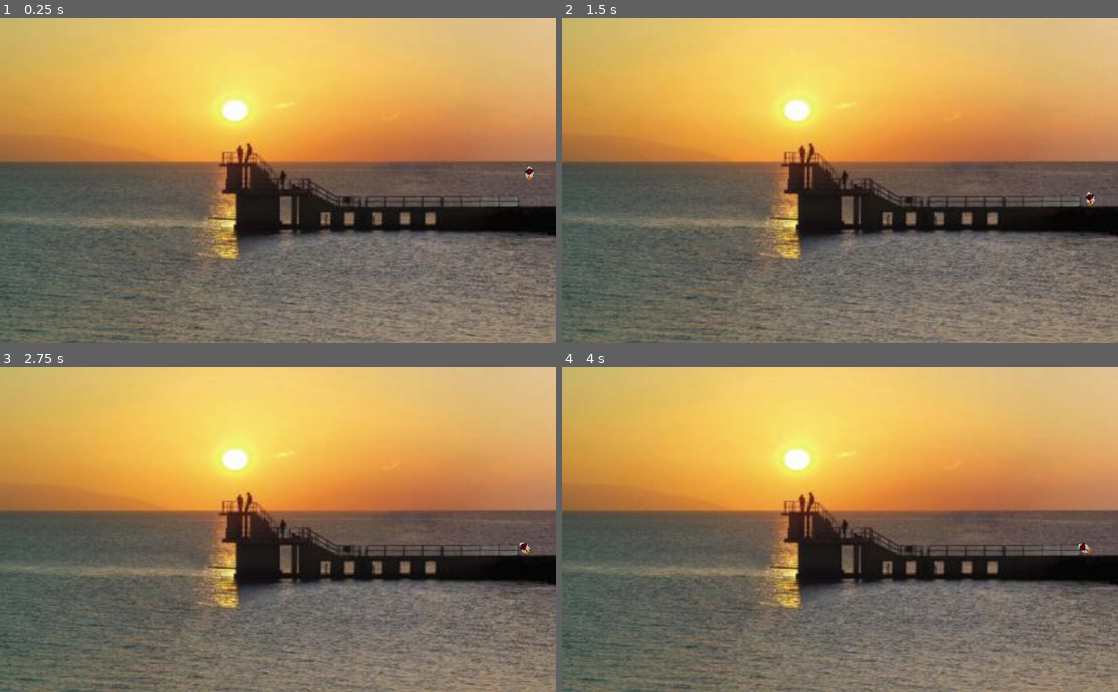
Above: before the commit, frames 1-4 (two rows, left to right).
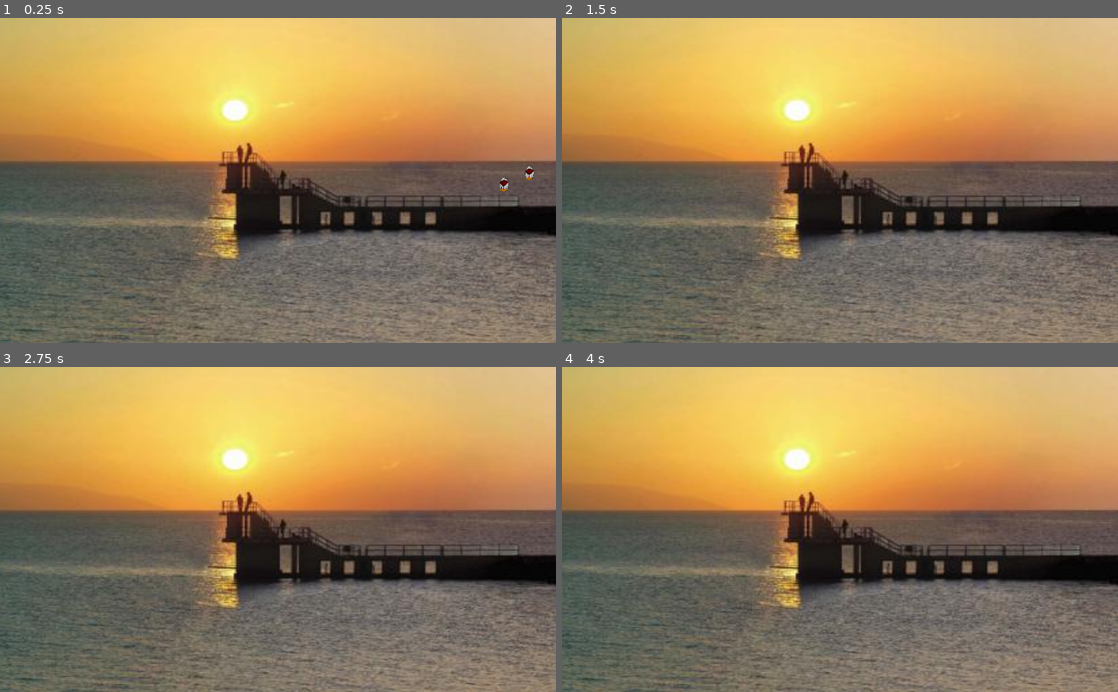
Above: after the commit, the same moments.

Repository: TommeyFaherty/NotGalway
Game: Godot game, scene res://scenes/Root.tscn
Same seed, same stepped clock (60 frames per second), same inputs: the game is played once before the commit and once after it.
Inputs:
- Up to frame 1 (0.25 s): no input
- Up to frame 2 (1.5 s): hold Right (ui_right) 0.53-1.28 s; tap Space (space, bound only after the commit) at 0.6, 1.35 s; hold Left (ui_left) from 1.28 s (still down)
- Up to frame 3 (2.75 s): release Left (ui_left) at 2.03 s; hold Right (ui_right) from 2.03 s (still down); tap Space (space, bound only after the commit) at 2.1 s
- Up to frame 4 (4 s): tap Enter at 2.75 s; tap Space (space, bound only after the commit) at 2.85, 3.5, 3.6 s; release Right (ui_right) at 3.53 s; hold Left (ui_left) from 3.53 s (still down)

The runs differ from the first frame. In frame 1, less than 0.1% of the frame differs, in the area x 39-92%, y 48-64%; in frame 2, less than 0.1%; in frame 3, less than 0.1%; in frame 4, less than 0.1%, in the area x 39-96%, y 54-64%.

Commit message:
add scripts

Diff:
--- a/project.godot
+++ b/project.godot
@@ -19,6 +19,14 @@
 run/main_scene="res://scenes/Root.tscn"
 config/icon="res://icon.png"
 
+[input]
+
+space={
+"deadzone": 0.5,
+"events": [ Object(InputEventKey,"resource_local_to_scene":false,"resource_name":"","device":0,"alt":false,"shift":false,"control":false,"meta":false,"command":false,"pressed":false,"scancode":32,"unicode":0,"echo":false,"script":null)
+ ]
+}
+
 [rendering]
 
 environment/default_environment="res://default_env.tres"
--- a/scenes/Root.tscn
+++ b/scenes/Root.tscn
@@ -1,11 +1,16 @@
-[gd_scene load_steps=4 format=2]
+[gd_scene load_steps=6 format=2]
 
 [ext_resource path="res://assets/img/characters/Walking towards.png" type="Texture" id=1]
 [ext_resource path="res://assets/img/environments/prom.jpg" type="Texture" id=2]
+[ext_resource path="res://scripts/Movment.gd" type="Script" id=3]
 
 [sub_resource type="CapsuleShape2D" id=1]
 radius = 10.3674
 height = 5.95477
+
+[sub_resource type="CapsuleShape2D" id=2]
+radius = 6.75171
+height = 14.3614
 
 [node name="Root" type="Node2D"]
 
@@ -13,12 +18,12 @@
 position = Vector2( 268.761, -19.0273 )
 
 [node name="Sprite" type="Sprite" parent="StaticBody2D"]
-position = Vector2( 194.157, 328.826 )
+position = Vector2( 194.157, 328.354 )
 scale = Vector2( 2.5, 2.2 )
 texture = ExtResource( 2 )
 
 [node name="CollisionPolygon2D" type="CollisionPolygon2D" parent="StaticBody2D"]
-polygon = PoolVector2Array( 754.011, 365.141, 357.161, 368.315, 296.84, 334.98, 242.868, 336.567, 199.215, 285.771, 142.862, 288.152, 166.673, 400.063, 753.218, 411.175 )
+polygon = PoolVector2Array( 754.47, 366.22, 357.239, 366.527, 296.84, 334.98, 242.868, 336.567, 199.215, 285.771, 142.862, 288.152, 166.673, 400.063, 753.218, 411.175 )
 
 [node name="Player" type="RigidBody2D" parent="."]
 position = Vector2( 973.929, 286.611 )
@@ -31,3 +36,15 @@
 position = Vector2( 0.630066, -2.83481 )
 scale = Vector2( 1, 0.959 )
 shape = SubResource( 1 )
+
+[node name="KinematicBody2D" type="KinematicBody2D" parent="."]
+position = Vector2( 927.03, 304.066 )
+script = ExtResource( 3 )
+
+[node name="Sprite" type="Sprite" parent="KinematicBody2D"]
+scale = Vector2( 0.01, 0.01 )
+texture = ExtResource( 1 )
+
+[node name="CollisionShape2D" type="CollisionShape2D" parent="KinematicBody2D"]
+position = Vector2( 1.03717, -3.63348 )
+shape = SubResource( 2 )
--- /dev/null
+++ b/scripts/Movment.gd
@@ -0,0 +1,26 @@
+extends KinematicBody2D
+
+const GRAVITY = 200.0
+const WALK_SPEED = 200
+
+var velocity = Vector2()
+
+func _physics_process(delta):
+
+	velocity.x = 0
+	velocity.y += delta * GRAVITY
+
+	if Input.is_action_pressed("ui_left"):
+		velocity.x = -WALK_SPEED
+	elif Input.is_action_pressed("ui_right"):
+		velocity.x =  WALK_SPEED
+	elif Input.is_action_just_pressed("space"):
+		velocity.y = -100
+	else:
+		velocity.x = 0
+
+	# We don't need to multiply velocity by delta because "move_and_slide" already takes delta time into account.
+
+	# The second parameter of "move_and_slide" is the normal pointing up.
+	# In the case of a 2D platformer, in Godot, upward is negative y, which translates to -1 as a normal.
+	move_and_slide(velocity, Vector2(0, -1))
